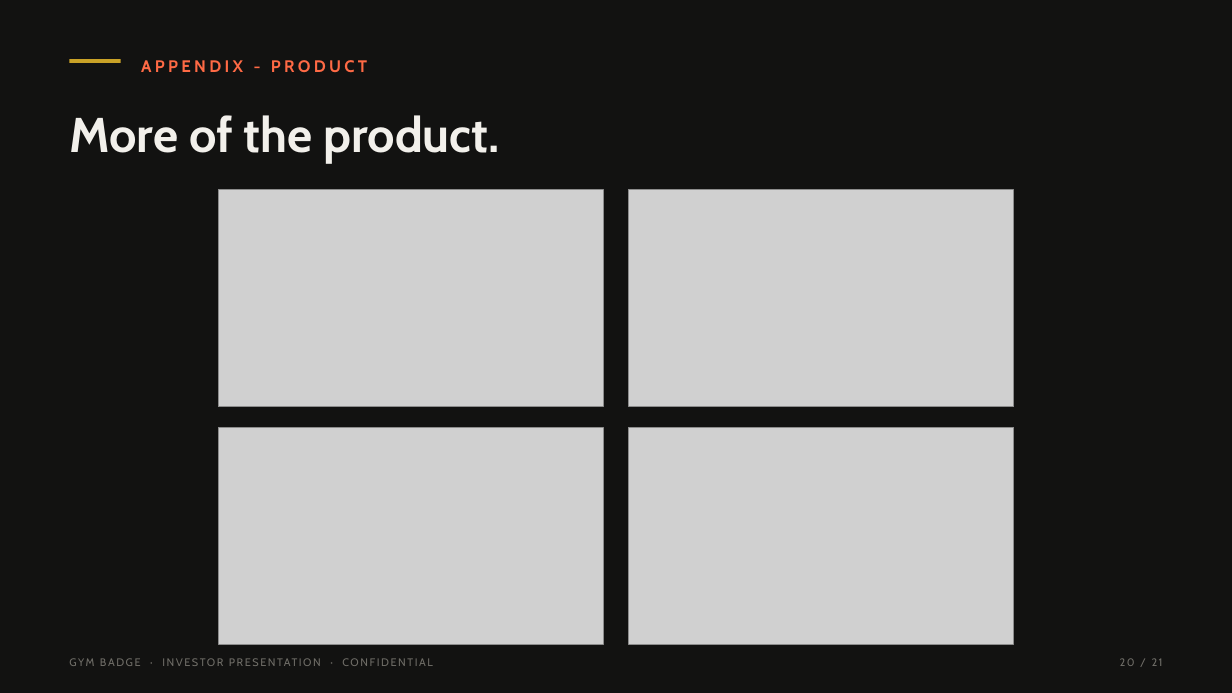
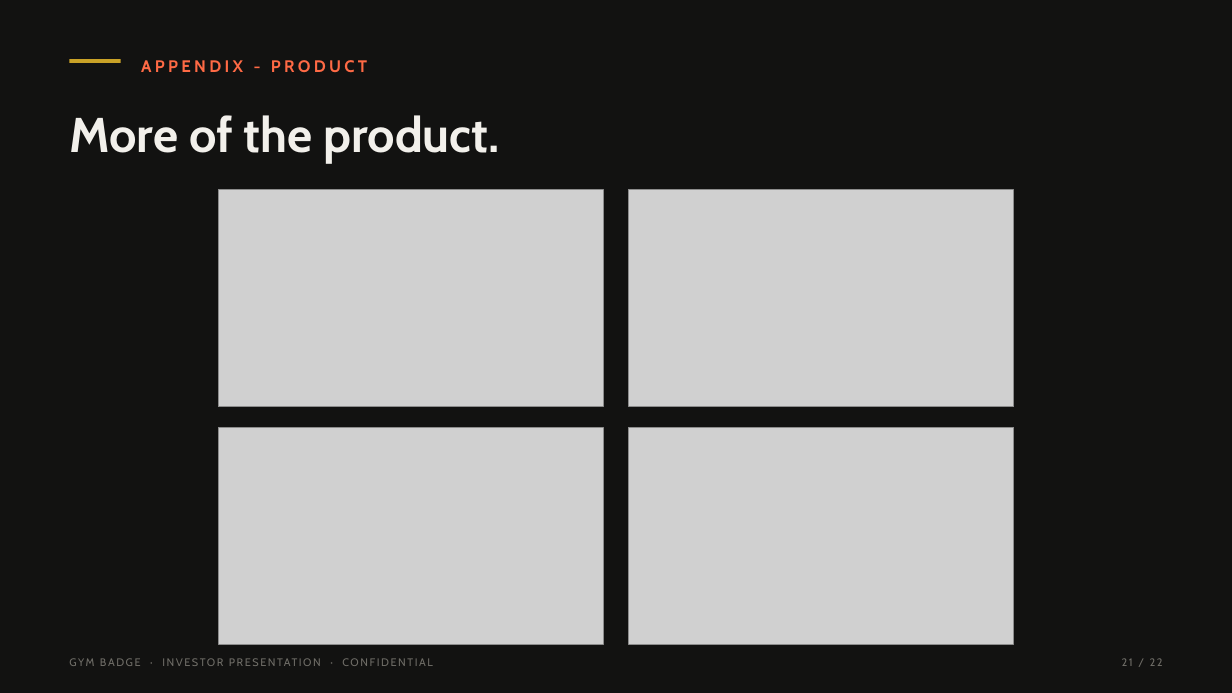
Before and after one commit to tearsmith10/Gym-badge, a slide deck: slide 21 of pitch/gymbadge-investor-deck.pptx (slide 20 before the commit). Drawn at 1232x693 pixels with LibreOffice and Linux fonts; fonts in the diff are those of the drawing; grey boxes stand for pictures. Boxes give left, top, right and bottom in pixels: in the first picture for what was removed or moved away, otherwise in the second. Text is boxed around its words. In the diff, an @@ line names an element or a change of style, - is before the commit and + after.

```diff
--- a/pitch/gymbadge-investor-deck.pptx
+++ b/pitch/gymbadge-investor-deck.pptx
@@ text at [1122,658,1163,666]: text changed @@
-20 / 21
+21 / 22
```
Also in this commit, not shown: 19 other slides changed, 1 slide added, 11 other files.
